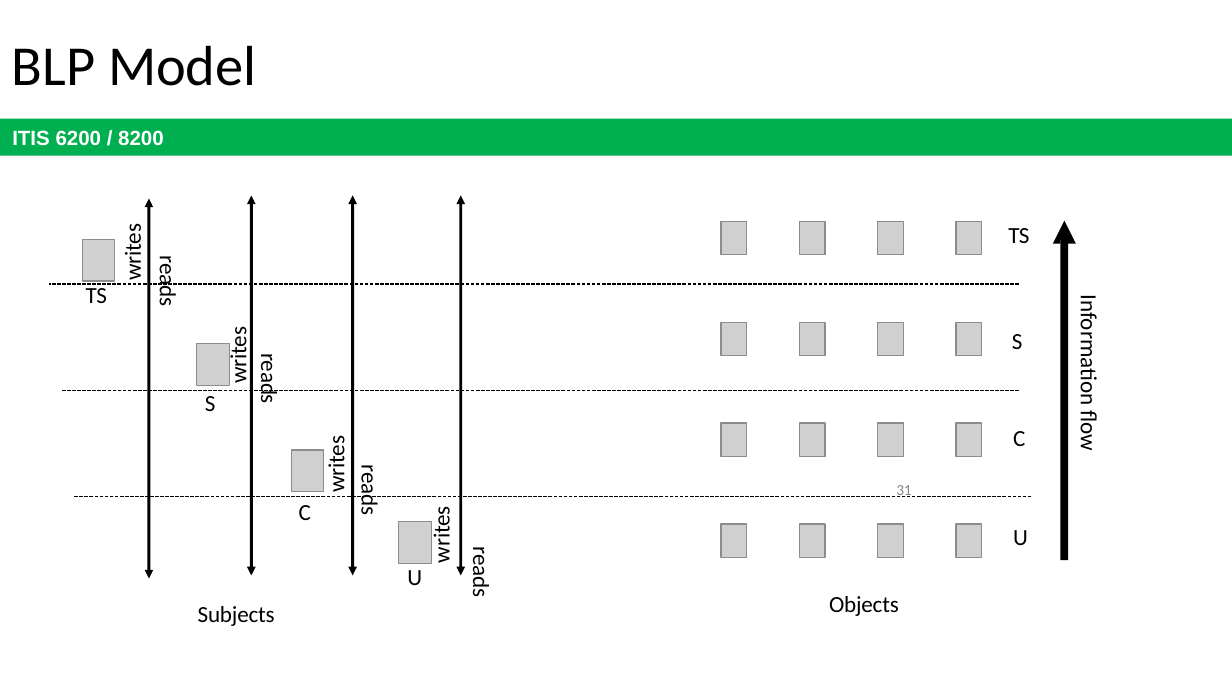
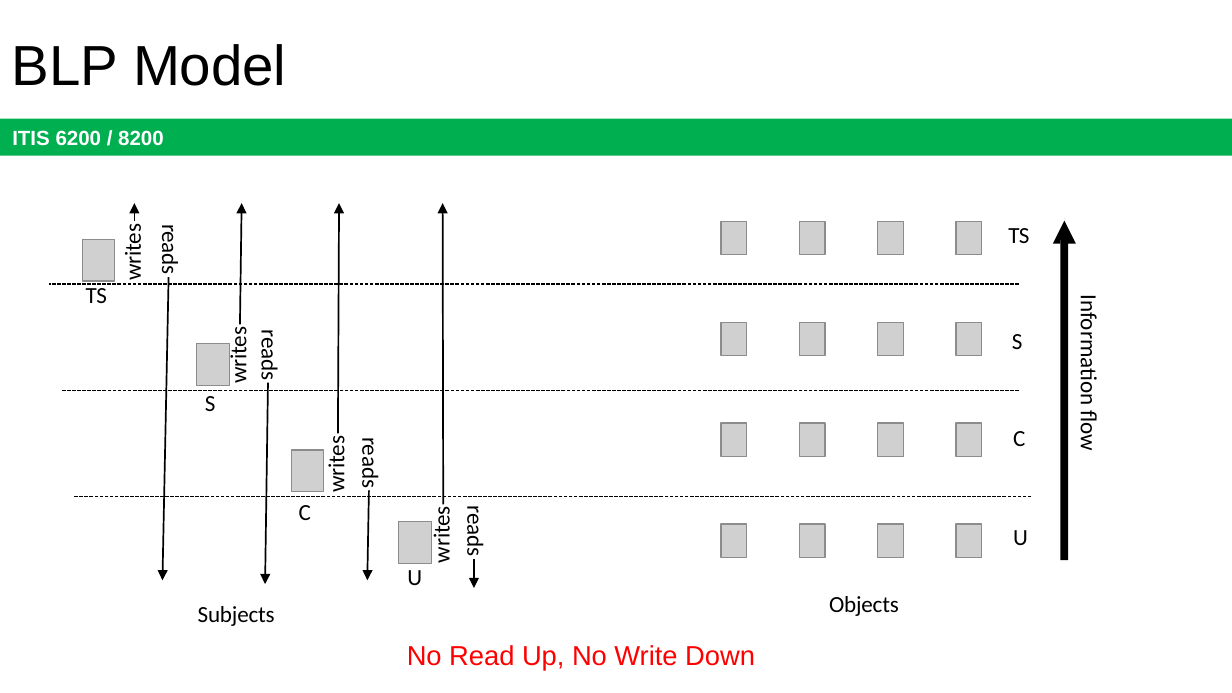
Before and after one commit to jx5c/github.io, a slide deck: slide 31 of teaching/ITIS6200/2023fa/lectures/lec09.pptx. Drawn at 1232x693 pixels with LibreOffice and Linux fonts; fonts in the diff are those of the drawing; grey boxes stand for pictures. Boxes give left, top, right and bottom in pixels: in the first picture for what was removed or moved away, otherwise in the second. Text is boxed around its words. In the diff, an @@ line names an element or a change of style, - is before the commit and + after.

```diff
--- a/teaching/ITIS6200/2023fa/lectures/lec09.pptx
+++ b/teaching/ITIS6200/2023fa/lectures/lec09.pptx
@@ title "BLP Model" at (12,44,286,86): font Calibri to Arial @@
@@ arrow added from (134, 222) to (134, 203), #000000 1 pt @@
@@ freeform shape removed at (144,196,464,579) @@
@@ arrow added from (240, 324) to (241, 203), #000000 1 pt @@
@@ arrow added from (338, 434) to (339, 203), #000000 1 pt @@
@@ arrow added from (444, 504) to (442, 203), #000000 1 pt @@
@@ text "reads": place and size @@
-text "reads" at (154,261,182,306)
+text "reads" at (156,229,184,274)
@@ arrow added from (169, 277) to (163, 580), #000000 1 pt @@
@@ text "reads": place and size @@
-text "reads" at (255,358,283,403)
+text "reads" at (255,334,283,379)
@@ arrow added from (269, 383) to (265, 584), #000000 1 pt @@
@@ text "reads": place and size @@
-text "reads" at (356,470,384,515)
+text "reads" at (356,442,384,487)
@@ arrow added from (368, 490) to (367, 580), #000000 1 pt @@
@@ text "reads": place and size @@
-text "reads" at (467,552,495,597)
+text "reads" at (461,511,489,556)
@@ page number removed at (896,485,911,497) @@
-31
@@ arrow added from (474, 559) to (474, 588), #000000 1 pt @@
@@ text added at (407,645,755,670), 16 pt, text #FF0000 @@
+No Read Up, No Write Down
```
Also in this commit, not shown: 29 other slides changed, 1 slide added, 1 slide removed.
